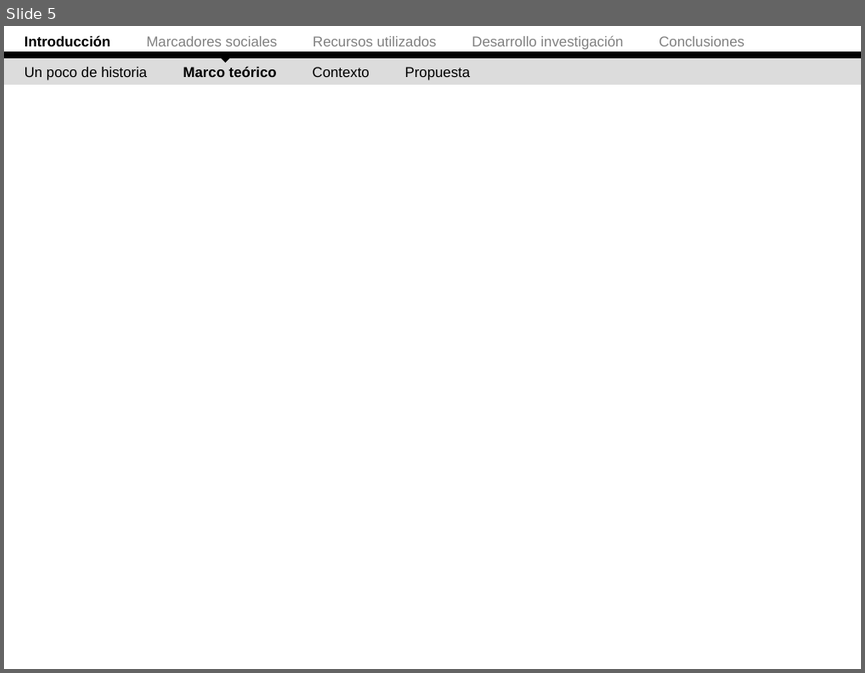
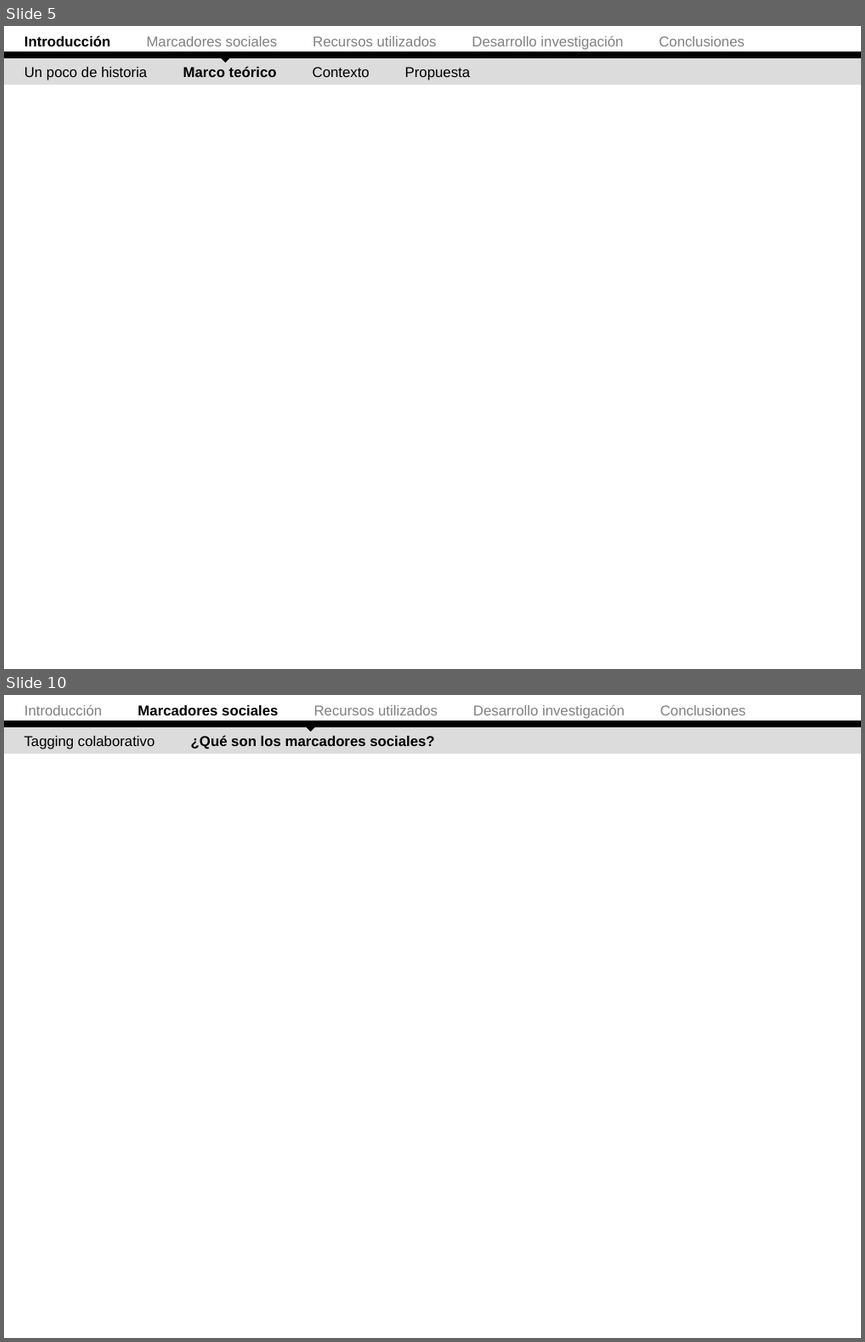
Before and after one commit to ak907kenai/nicotournetesis, a slide deck: docs_trunk/Presentación Tesis (UI nueva).ppt. Shown one above the other, each under a label of ours: slide 5 before the commit, slides 5 and 10 after it; the slides between them are not shown. The pictures are 865x673 and 865x1342 pixels, drawn with LibreOffice and Linux fonts; fonts in the diff are those of the drawing. Boxes give left, top, right and bottom in pixels: in the first picture for what was removed or moved away, otherwise in the second. Text is boxed around its words. In the diff, an @@ line names an element or a change of style, - is before the commit and + after.

```diff
--- a/docs_trunk/Presentación Tesis (UI nueva).ppt
+++ b/docs_trunk/Presentación Tesis (UI nueva).ppt
@@ slide 10 added at (4,695,861,1338), background #FFFFFF @@
@@ text added at (24,704,746,719), 12 pt, text #808080 @@
+Introducción Marcadores sociales Recursos utilizados Desarrollo investigación Conclusiones
@@ right triangle added at (301,713,320,732), fill #000000 @@
@@ rectangle added at (4,726,861,755), fill #DCDCDC @@
@@ rectangle added at (4,721,861,727), fill #000000 @@
@@ text added at (24,735,434,749), 12 pt, text #000000, bold @@
+Tagging colaborativo ¿Qué son los marcadores sociales?
```
Also in this commit, not shown: 2 slides changed, 17 other slides added, 1 other file.
